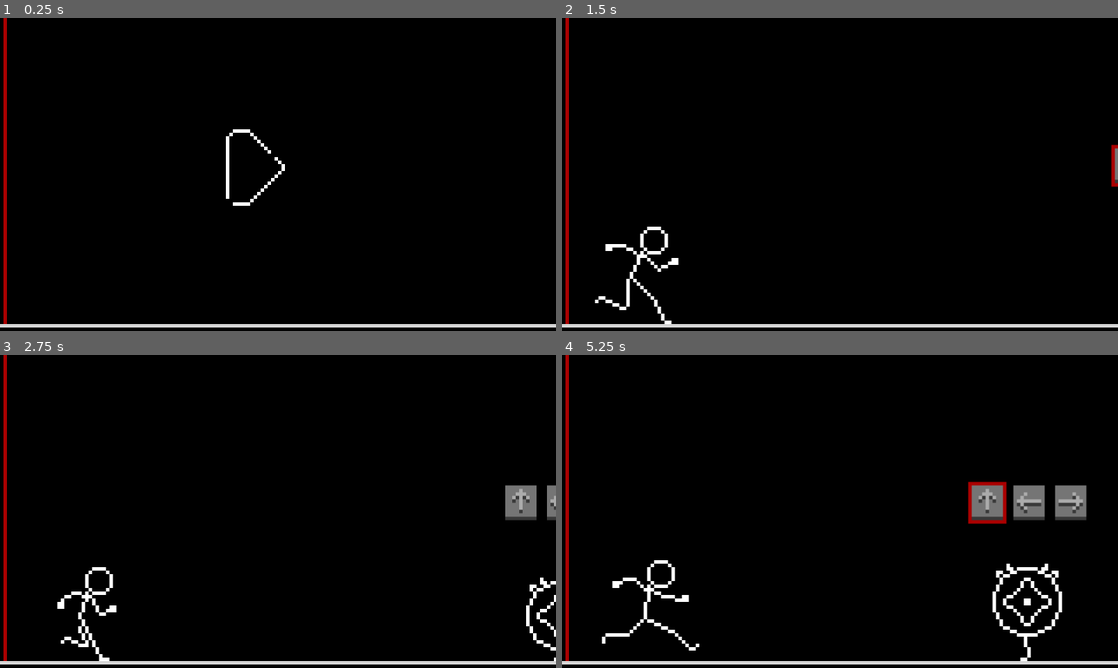
Above: before the commit, frames 1-4 (two rows, left to right).
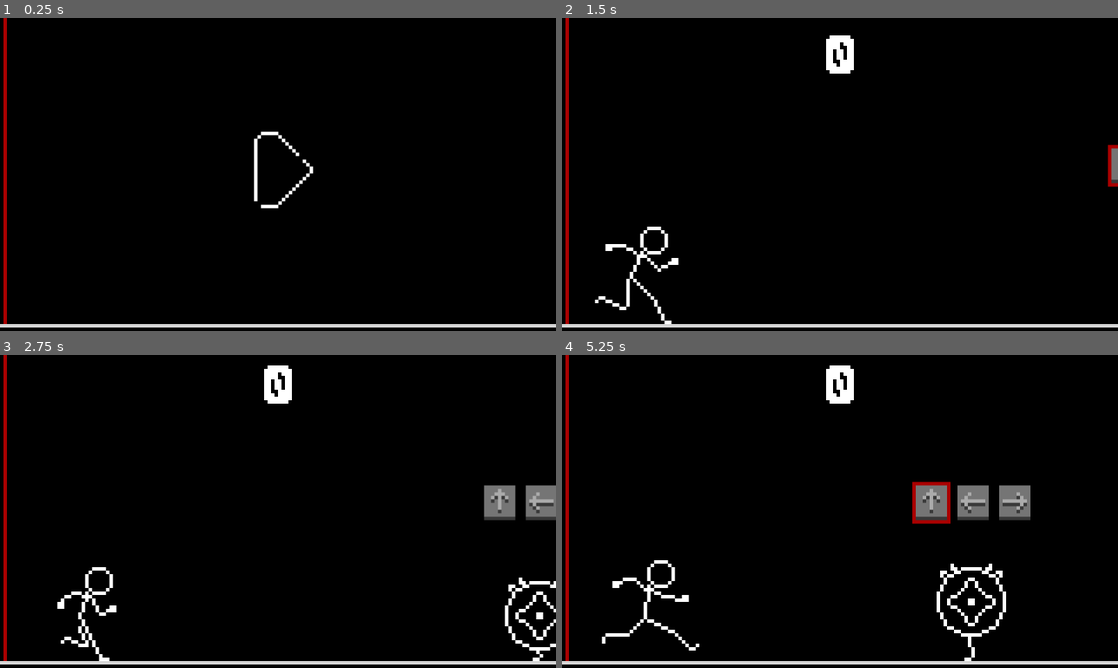
Above: after the commit, the same moments.

Repository: rocketCarlos/JumpingStickman
Game: Godot game, scene res://scenes/main.tscn
Same seed, same stepped clock (60 frames per second), same inputs: the game is played once before the commit and once after it.
Inputs (mouse positions are in pixels of both pictures, inside the frame that each line leads up to):
- Up to frame 1 (0.25 s): no input
- Up to frame 2 (1.5 s): tap Enter at 0.5 s; move the mouse to (817, 168) at 0.52 s; hold Up (uppercut) 0.53-1.28 s; click (817, 168) at 0.6 s; tap Space (jump) at 0.77 s; move the mouse to (728, 190) at 1.27 s; hold Down (downwards_punch) from 1.28 s (still down); tap Right (front_kick) at 1.35 s
- Up to frame 3 (2.75 s): tap Space (jump) at 1.52 s; move the mouse to (333, 442) at 2.02 s; release Down (downwards_punch) at 2.03 s; hold Up (uppercut) from 2.03 s (still down); tap Left (spin_kick) at 2.1 s
- Up to frame 4 (5.25 s): move the mouse to (812, 574) at 2.77 s; click (812, 574) at 2.85 s; tap Space (jump) at 3.02, 3.77, 4.52 s; move the mouse to (1006, 558) at 3.52 s; release Up (uppercut) at 3.53 s; hold Down (downwards_punch) from 3.53 s (still down); tap Right (front_kick) at 3.6 s; move the mouse to (673, 464) at 4.27 s; tap Left (spin_kick) at 4.35 s; move the mouse to (867, 511) at 5.02 s; click (867, 511) at 5.1 s

The runs differ from the first frame. In frame 1, 0.7% of the frame differs, in the area x 40-57%, y 35-61%; in frame 2, 0.7%; in frame 3, 2.3%; in frame 4, 5.1%, in the area x 47-95%, y 3-98%.

Commit message:
Add score, restart and trace

Diff:
--- a/scenes/main.tscn
+++ b/scenes/main.tscn
@@ -1,13 +1,17 @@
-[gd_scene load_steps=7 format=3 uid="uid://x7vfjb13523i"]
+[gd_scene load_steps=9 format=3 uid="uid://x7vfjb13523i"]
 
 [ext_resource type="Script" uid="uid://c5rew4p0ai3pn" path="res://scripts/main.gd" id="1_tbgi4"]
 [ext_resource type="Texture2D" uid="uid://dd7vwc2u2lgko" path="res://assets/sprites/background_sketch.png" id="1_vc7uq"]
 [ext_resource type="PackedScene" uid="uid://b6d8tuy0dsqdc" path="res://scenes/player.tscn" id="2_iante"]
 [ext_resource type="PackedScene" uid="uid://cyqvllsr8bwn6" path="res://scenes/enemy_spawner.tscn" id="3_ukwvw"]
 [ext_resource type="PackedScene" uid="uid://cua4q8tbevows" path="res://scenes/play_button.tscn" id="5_tefeu"]
+[ext_resource type="FontFile" uid="uid://dpply5888d0ah" path="res://assets/WenderFont1.ttf" id="6_tefeu"]
 
 [sub_resource type="RectangleShape2D" id="RectangleShape2D_l61yf"]
 size = Vector2(31.5, 90)
+
+[sub_resource type="LabelSettings" id="LabelSettings_o6xl0"]
+font = ExtResource("6_tefeu")
 
 [node name="Main" type="Node2D"]
 texture_filter = 3
@@ -27,4 +31,26 @@
 shape = SubResource("RectangleShape2D_l61yf")
 
 [node name="Play" parent="." instance=ExtResource("5_tefeu")]
-position = Vector2(72, 43)
+position = Vector2(80.12, 43.715)
+
+[node name="UIHolder" type="Control" parent="."]
+layout_mode = 3
+anchors_preset = 0
+offset_right = 160.0
+offset_bottom = 90.0
+mouse_filter = 2
+
+[node name="Score" type="Label" parent="UIHolder"]
+texture_filter = 3
+layout_mode = 1
+anchors_preset = 5
+anchor_left = 0.5
+anchor_right = 0.5
+offset_left = -4.5
+offset_top = -20.63
+offset_right = 4.5
+offset_bottom = -8.63
+grow_horizontal = 2
+text = "0"
+label_settings = SubResource("LabelSettings_o6xl0")
+horizontal_alignment = 1
--- a/scenes/player.tscn
+++ b/scenes/player.tscn
@@ -1,6 +1,7 @@
-[gd_scene load_steps=56 format=3 uid="uid://b6d8tuy0dsqdc"]
+[gd_scene load_steps=57 format=3 uid="uid://b6d8tuy0dsqdc"]
 
 [ext_resource type="Script" uid="uid://crh22hcscbfox" path="res://scripts/player.gd" id="1_0upaq"]
+[ext_resource type="PackedScene" uid="uid://d1q15p7ex6dh8" path="res://scenes/trace.tscn" id="2_dqkch"]
 [ext_resource type="Texture2D" uid="uid://ds0mrn7r0hdfs" path="res://assets/sprites/stickman_sheet.png" id="2_ekn3o"]
 [ext_resource type="PackedScene" uid="uid://wi5524nfjffu" path="res://scenes/attack.tscn" id="3_cilay"]
 
@@ -399,6 +400,7 @@
 texture_filter = 3
 collision_mask = 2
 script = ExtResource("1_0upaq")
+scene_trace = ExtResource("2_dqkch")
 attack_scene = ExtResource("3_cilay")
 metadata/_edit_group_ = true
 
--- /dev/null
+++ b/scenes/trace.tscn
@@ -0,0 +1,6 @@
+[gd_scene load_steps=2 format=3 uid="uid://d1q15p7ex6dh8"]
+
+[ext_resource type="Script" uid="uid://bn5fibpgxrm5q" path="res://scripts/trace.gd" id="1_qw6h6"]
+
+[node name="Trace" type="Sprite2D"]
+script = ExtResource("1_qw6h6")
--- a/scripts/enemy.gd
+++ b/scripts/enemy.gd
@@ -32,7 +32,7 @@
 var combo_progress: int = 0
 var animation_progress: int = 0
 
-const SPEED: float = -11.0
+const SPEED: float = -15.0
 const FLYING_HEIGHT: float = -36.5
 const BIG_HEIGHT: float = -7.5
 
--- a/scripts/main.gd
+++ b/scripts/main.gd
@@ -6,11 +6,16 @@
 @export var scene_spawner: PackedScene
 var instance_spawner: Node
 const POS_SPAWNER = Vector2(178.575, 70.5)
+
 @onready var button_play = $Play
+@onready var label_score = $UIHolder/Score
+var POS_SCORE = Vector2(75.5, 3.0)
+var score = 0
 
 func _ready() -> void:
 	Globals.game_start.connect(_on_game_start)
 	Globals.game_end.connect(_on_game_end)
+	Globals.enemy_died.connect(_on_enemy_died)
 
 
 func _on_game_start() -> void:
@@ -23,7 +28,15 @@
 	add_child(instance_player)
 	add_child(instance_spawner)
 
+	var score_tween = get_tree().create_tween()
+	score_tween.tween_property(label_score, "position", POS_SCORE, 0.5).set_trans(Tween.TRANS_BACK).set_ease(Tween.EASE_OUT)
+	score = 0
+
 func _on_game_end() -> void:
 	instance_player.queue_free()
 	instance_spawner.queue_free()
 	button_play.restart()
+
+func _on_enemy_died() -> void:
+	score += 1
+	label_score.text = str(score)
--- a/scripts/player.gd
+++ b/scripts/player.gd
@@ -5,8 +5,7 @@
 '''
 #TODO:
 '''
-try to isolate a bug where a combo would very rarely not build up correctly. Instead, arrows would
-light up and not go off after combo timeout
+add semi-transparent "trace" for player movements as time accelerates
 '''
 
 
@@ -14,6 +13,8 @@
 @onready var animation = $AnimatedSprite2D
 @onready var combo_timer = $ComboTimer
 #endregion
+
+@export var scene_trace: PackedScene
 
 #region constants
 # distance from the floor at which jumps can be registered and performed
@@ -96,6 +97,13 @@
 	elif position.y == FLOOR_LEVEL and not playing_action:
 		animation.play('run')
 
+	# add trace
+	var instance_trace = scene_trace.instantiate()
+	instance_trace.global_position = global_position
+	instance_trace.intensity = (sqrt(Engine.time_scale)-1)/(sqrt(Engine.time_scale)+0.5)
+	instance_trace.texture = animation.sprite_frames.get_frame_texture(animation.animation, animation.frame)
+	add_sibling(instance_trace)
+
 #endregion
 
 #region utility functions
--- /dev/null
+++ b/scripts/trace.gd
@@ -0,0 +1,25 @@
+extends Sprite2D
+
+var intensity = 0 # BETWEEN 0 AND 1
+const MAX_OFFSET = -100
+
+func _ready() -> void:
+	var tween = get_tree().create_tween()
+	tween.tween_property(self, "position", position + Vector2(intensity*MAX_OFFSET, 0) , 0.2)
+	var r = 1
+	var g = 1
+	var b = 1
+	if intensity > 0.1:
+		if randf() < randf_range(intensity, 1):
+			if randi_range(0, 2) == 0:
+				r = 0
+			elif randi_range(0, 1) == 0:
+				g = 0
+			else:
+				b = 0
+
+	modulate = Color(r, g, b, max(0, intensity-0.05))
+	tween.parallel().tween_property(self, "modulate", Color.TRANSPARENT, 0.2)
+
+	await tween.finished
+	queue_free()
Binary file added: assets/WenderFont1.ttf
Not shown, added: assets/WenderFont1.ttf.import
Not shown, changed: requirements.txt
Not shown, added: scripts/trace.gd.uid
